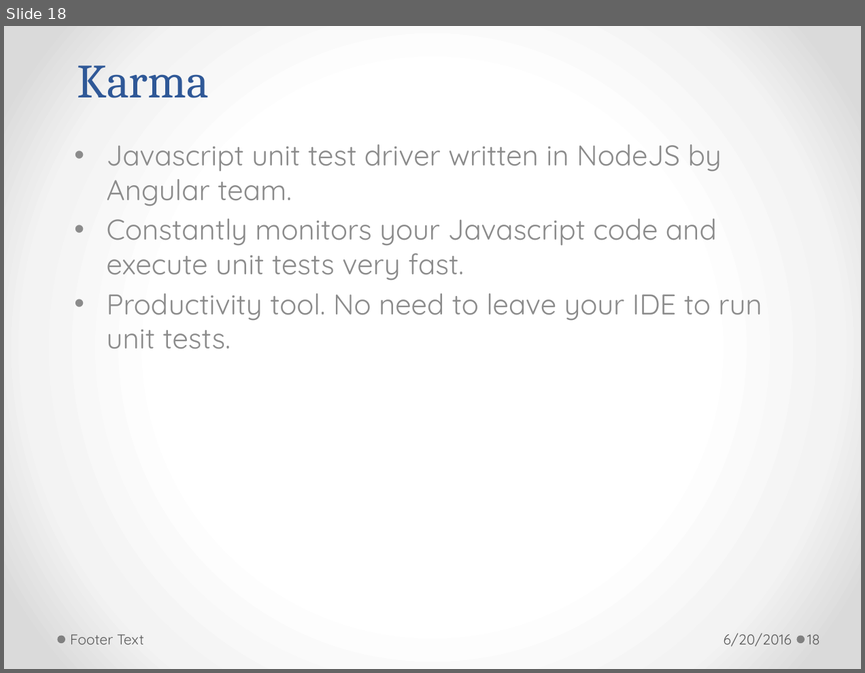
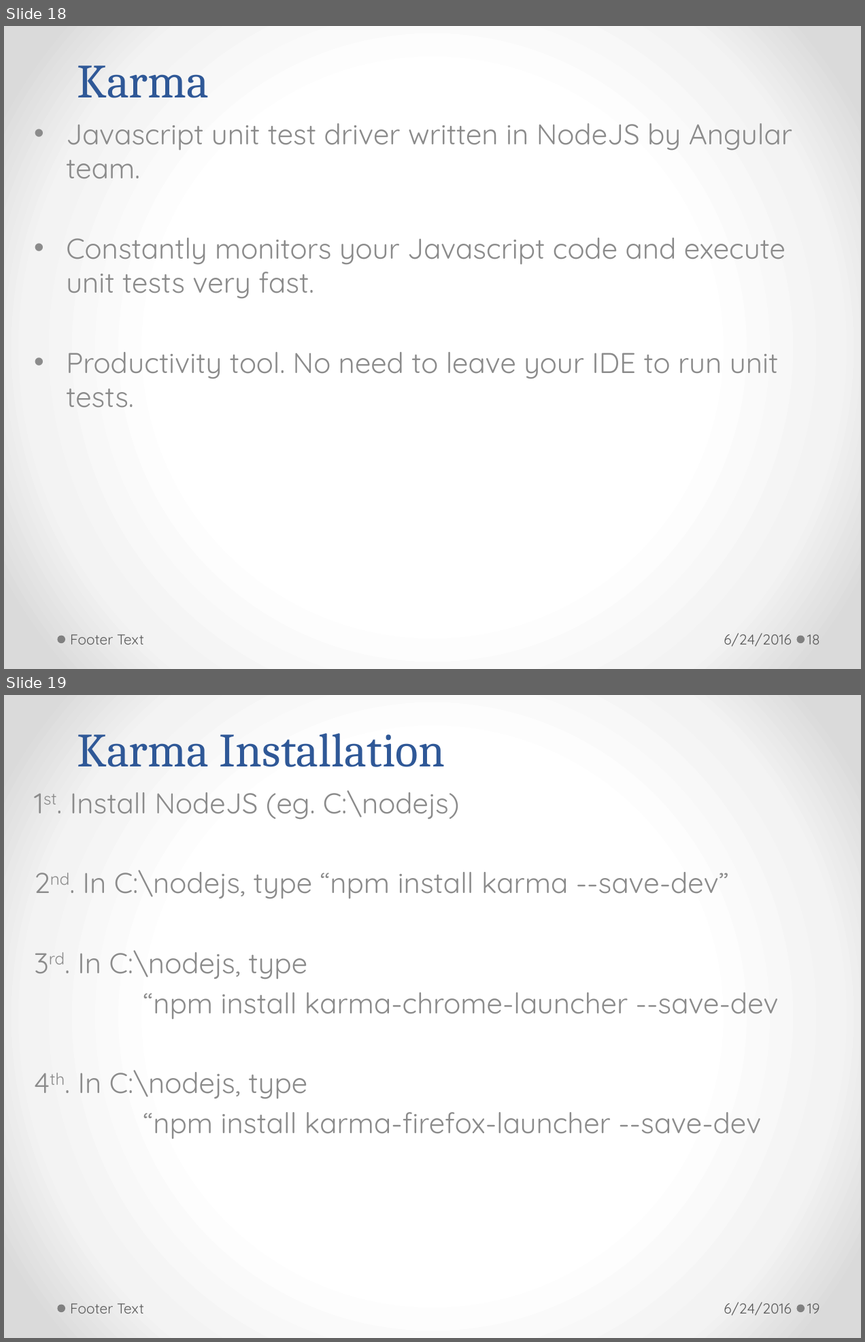
Before and after one commit to h-t-tran/brown, a slide deck: jamine/tech-presentation-jasmine.pptx. Shown one above the other, each under a label of ours: slide 18 before the commit, slides 18 and 19 after it. The pictures are 865x673 and 865x1342 pixels, drawn with LibreOffice and Linux fonts; fonts in the diff are those of the drawing. Boxes give left, top, right and bottom in pixels: in the first picture for what was removed or moved away, otherwise in the second. Text is boxed around its words. In the diff, an @@ line names an element or a change of style, - is before the commit and + after.

```diff
--- a/jamine/tech-presentation-jasmine.pptx
+++ b/jamine/tech-presentation-jasmine.pptx
@@ slide 19 added at [4,695,861,1338], background gradient #FFFFFF to #F4F4F4 to #DADADA; not listed: 2 template elements that a slide beside it also shows @@
@@ title added at [77,733,445,767], 40 pt, text #2F5897 @@
+Karma Installation
@@ text added at [70,790,779,1138], 24 pt, text #8C8C8C @@
+1st. Install NodeJS (eg. C:\nodejs)
+2nd. In C:\nodejs, type “npm install karma --save-dev”
+3rd. In C:\nodejs, type
+“npm install karma-chrome-launcher --save-dev
+4th. In C:\nodejs, type
+“npm install karma-firefox-launcher --save-dev
@@ text added at [70,1303,144,1313], 12 pt, text #595959 @@
+Footer Text
@@ text added at [723,1302,791,1315], 12 pt, text #595959 @@
+6/24/2016
@@ page number added at [807,1303,820,1313], 12 pt, text #595959 @@
+19
@@ slide 18 changed as well @@
@@ text "Javascript unit test driver written ..." rewrapped from [107,144,762,349] to [66,123,792,407] @@
@@ text at [723,633,791,646]: text changed @@
-6/20/2016
+6/24/2016
```
Also in this commit, not shown: 20 other slides changed.
